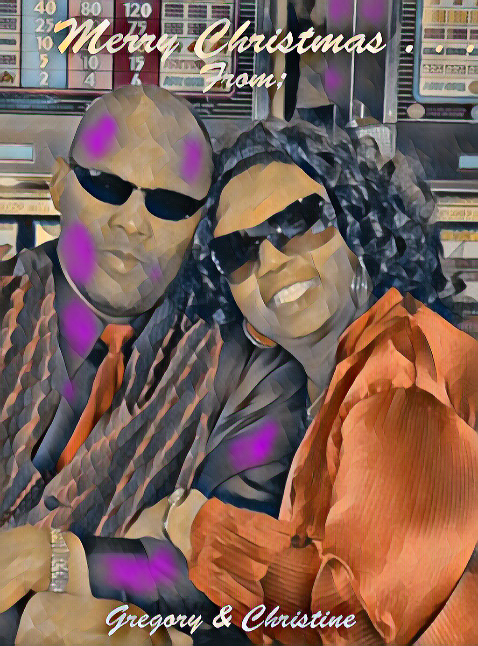
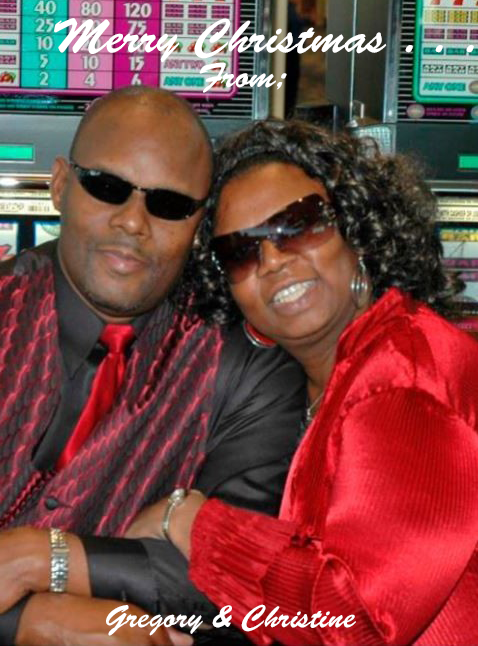
Two versions of the same layered image (478x646). Layer-by-layer changes:
removed layer "Quick Edit Effect" over [0, 0, 478, 646]
